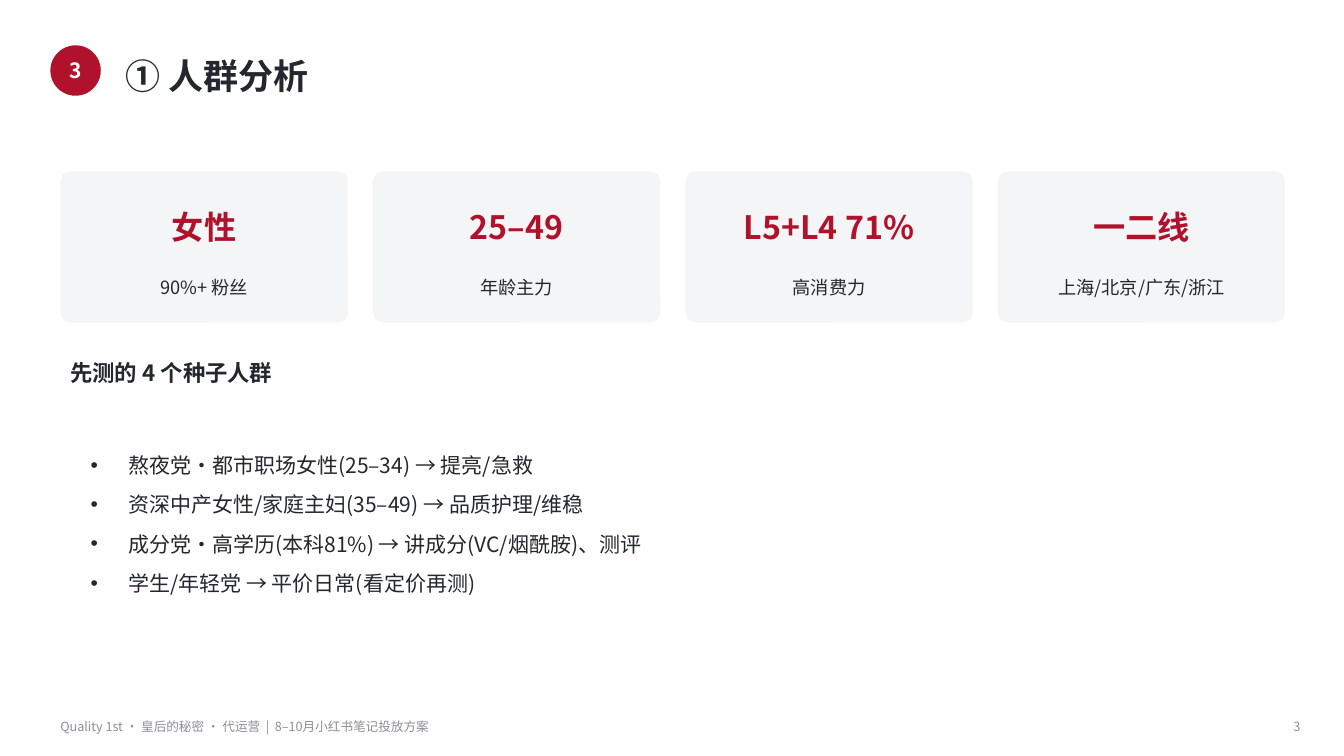
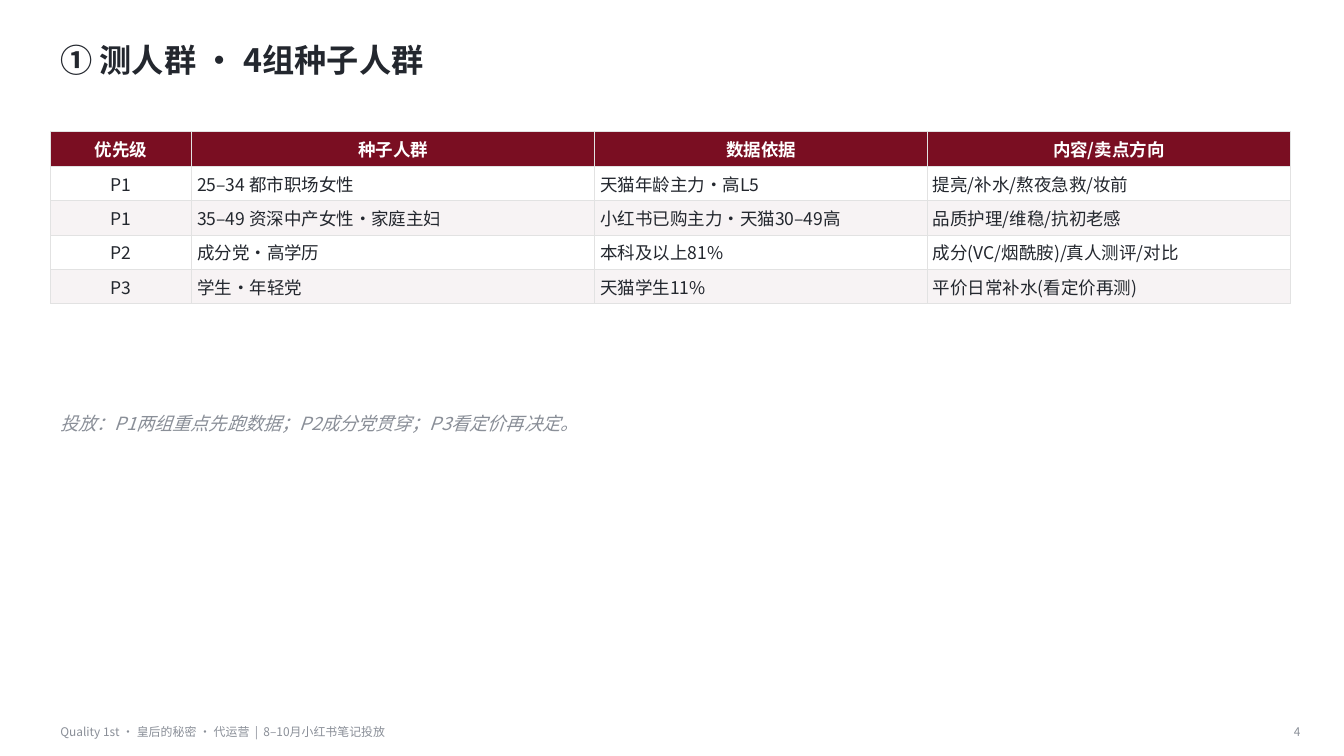
Before and after one commit to caowenwen-boop/-, a slide deck: slide 4 of docs/工作/04-营销推广/代运营-Quality1st/8-10月笔记投放/8-10月小红书笔记投放方案.pptx (slide 3 before the commit). Drawn at 1344x756 pixels with LibreOffice and Linux fonts; fonts in the diff are those of the drawing. Boxes give left, top, right and bottom in pixels: in the first picture for what was removed or moved away, otherwise in the second. Text is boxed around its words. In the diff, an @@ line names an element or a change of style, - is before the commit and + after.

```diff
--- a/docs/工作/04-营销推广/代运营-Quality1st/8-10月笔记投放/8-10月小红书笔记投放方案.pptx
+++ b/docs/工作/04-营销推广/代运营-Quality1st/8-10月笔记投放/8-10月小红书笔记投放方案.pptx
@@ ellipse removed at bbox=[50, 45, 101, 96] @@
@@ text at bbox=[60, 44, 423, 75]: text changed; size 25 to 23 pt @@
-① 人群分析
+① 测人群 · 4组种子人群
@@ text removed at bbox=[69, 62, 81, 79] @@
-3
@@ table added at bbox=[50, 131, 1291, 302], 5 rows, 4 columns @@
+优先级 | 种子人群 | 数据依据 | 内容/卖点方向
+P1 | 25–34 都市职场女性 | 天猫年龄主力·高L5 | 提亮/补水/熬夜急救/妆前
+P1 | 35–49 资深中产女性·家庭主妇 | 小红书已购主力·天猫30–49高 | 品质护理/维稳/抗初老感
+P2 | 成分党·高学历 | 本科及以上81% | 成分(VC/烟酰胺)/真人测评/对比
+P3 | 学生·年轻党 | 天猫学生11% | 平价日常补水(看定价再测)
@@ rounded rectangle removed at bbox=[60, 171, 348, 323] @@
@@ rounded rectangle removed at bbox=[373, 171, 660, 323] @@
@@ rounded rectangle removed at bbox=[686, 171, 973, 323] @@
@@ rounded rectangle removed at bbox=[998, 171, 1286, 323] @@
@@ text removed at bbox=[172, 211, 236, 242] @@
-女性
@@ text removed at bbox=[470, 214, 563, 240] @@
-25–49
@@ text removed at bbox=[744, 214, 914, 240] @@
-L5+L4 71%
@@ text removed at bbox=[1093, 211, 1190, 242] @@
-一二线
@@ text removed at bbox=[160, 278, 247, 296] @@
-90%+ 粉丝
@@ text removed at bbox=[480, 278, 553, 296] @@
-年龄主力
@@ text removed at bbox=[793, 278, 866, 296] @@
-高消费力
@@ text removed at bbox=[1058, 278, 1224, 297] @@
-上海/北京/广东/浙江
@@ text removed at bbox=[70, 362, 273, 383] @@
-先测的 4 个种子人群
@@ text added at bbox=[60, 415, 578, 433], 13 pt, text #8A8F98, italic @@
+投放：P1两组重点先跑数据；P2成分党贯穿；P3看定价再决定。
@@ text removed at bbox=[128, 455, 642, 595] @@
-• 熬夜党·都市职场女性(25–34) → 提亮/急救
-• 资深中产女性/家庭主妇(35–49) → 品质护理/维稳
-• 成分党·高学历(本科81%) → 讲成分(VC/烟酰胺)、测评
-• 学生/年轻党 → 平价日常(看定价再测)
@@ text at bbox=[60, 726, 385, 739]: text changed; size 9 to 8.5 pt @@
-Quality 1st · 皇后的秘密 · 代运营 | 8–10月小红书笔记投放方案
+Quality 1st · 皇后的秘密 · 代运营 | 8–10月小红书笔记投放
@@ text removed at bbox=[1293, 721, 1300, 731] @@
-3
@@ text added at bbox=[1294, 727, 1301, 736], 8.5 pt, text #8A8F98 @@
+4
```
Also in this commit, not shown: 6 other slides changed, 5 slides added, 4 slides removed, 2 other files.
